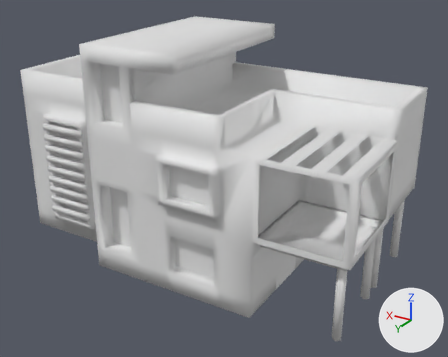
The FBX model working/subahu/Villa/Villa.fbx: old version first, new version second.
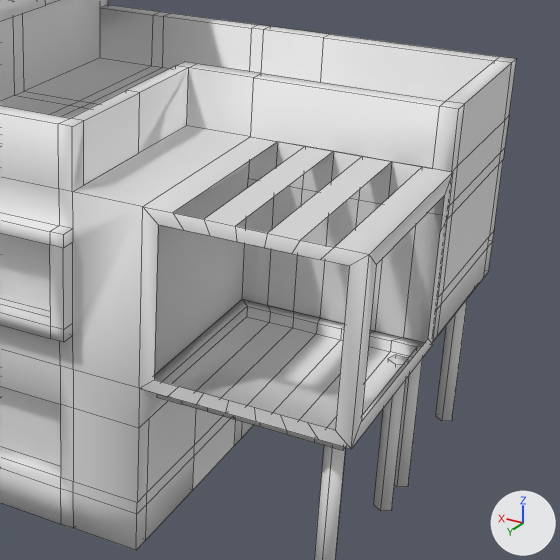
There are two pictures of each version: one whole from a 50 mm lens placed at (-32.7, 52.1, 28.0), pointed at (1.4, -4.7, -0.4), one close up on the part from 41% to 100% of the width and 17% to 90% of the height. The lights are fixed; the arrows at lower right show +X, +Y and +Z. The close-ups show mesh edges as thin lines. Where no turn or scale is listed for an object, it has been applied to the vertices. Vertices at the same position are counted once.

The older version as bpy lines, for what is in view:
```python
me_cube = bpy.data.meshes.new('Cube')
me_cube.from_pydata(...)  # 901 vertices, 854 faces; spans x -17.8..26.3, y -15.6..6.3, z -10.1..15.7
me_cube_002 = bpy.data.meshes.new('Cube.002')
me_cube_002.from_pydata([(-7.77, -5.53, -10.13), (-7.77, -5.53, -8.07), (-7.77, -5.53, -3.38), (-7.77, -5.53, -7.44), (-7.77, -0.49, -10.13), (-7.77, -0.49, -8.07), (-7.77, -0.49, -3.38), (-7.77, -0.49, -7.44)], [], [(0, 1, 5, 4), (3, 2, 6, 7), (1, 3, 7, 5)])
me_cube_003 = bpy.data.meshes.new('Cube.003')
me_cube_003.from_pydata(...)  # 32 vertices, 11 faces; spans x -3.6..21.6, y 0.8..5.0, z -7.4..14.0
ob_door = bpy.data.objects.new('Door', me_cube_002)
ob_door.location = (0.0, 0.0, 0.0)
ob_villa = bpy.data.objects.new('Villa', me_cube)
ob_villa.location = (0.0, 0.0, 0.0)
ob_windows = bpy.data.objects.new('windows', me_cube_003)
ob_windows.location = (0.0, 0.0, 0.0)
```
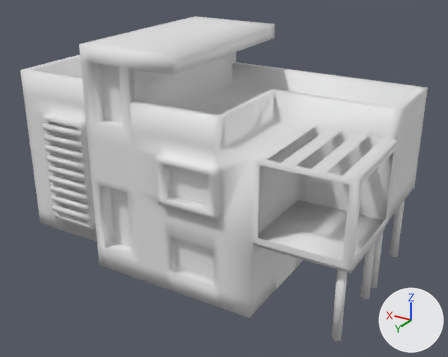
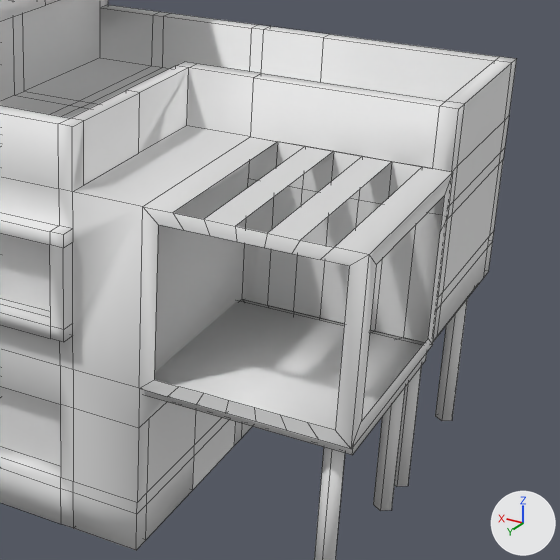
The newer file is also turned or shifted as a whole; pictures and numbers use the older file's frame.

The change, as a diff of the scene's bpy script:
```diff
--- a/working/subahu/Villa/Villa.fbx.py
+++ b/working/subahu/Villa/Villa.fbx.py
@@ me_cube @@
 me_cube.from_pydata(...)  # 901 vertices, 854 faces; spans x -17.8..26.3, y -15.6..6.3, z -10.1..15.7
 # used by ob_villa; location = (0.0, 0.0, 0.0)
+# me_cube part 1: a new loose piece, a box spanning x -17.73..-7.64, y -4.96..5.01, z -1.92..-1.17
```

Location of each change, (x1, y1, x2, y2) in pixels of the close-ups (560 x 560 px):
part 1 of me_cube, added
    after: (145, 301, 427, 455)
